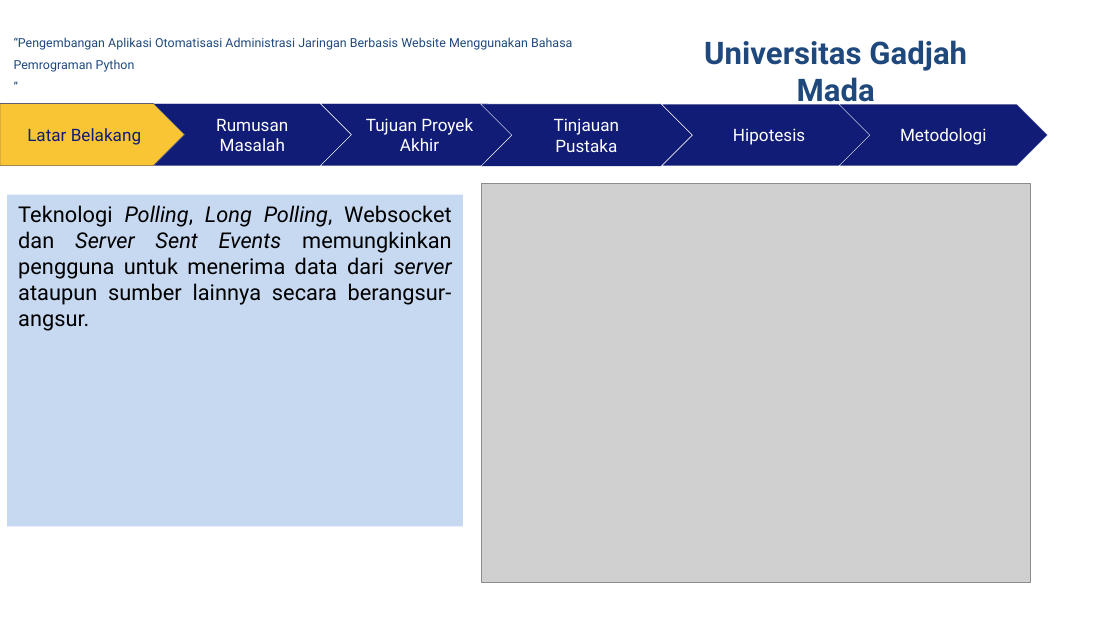
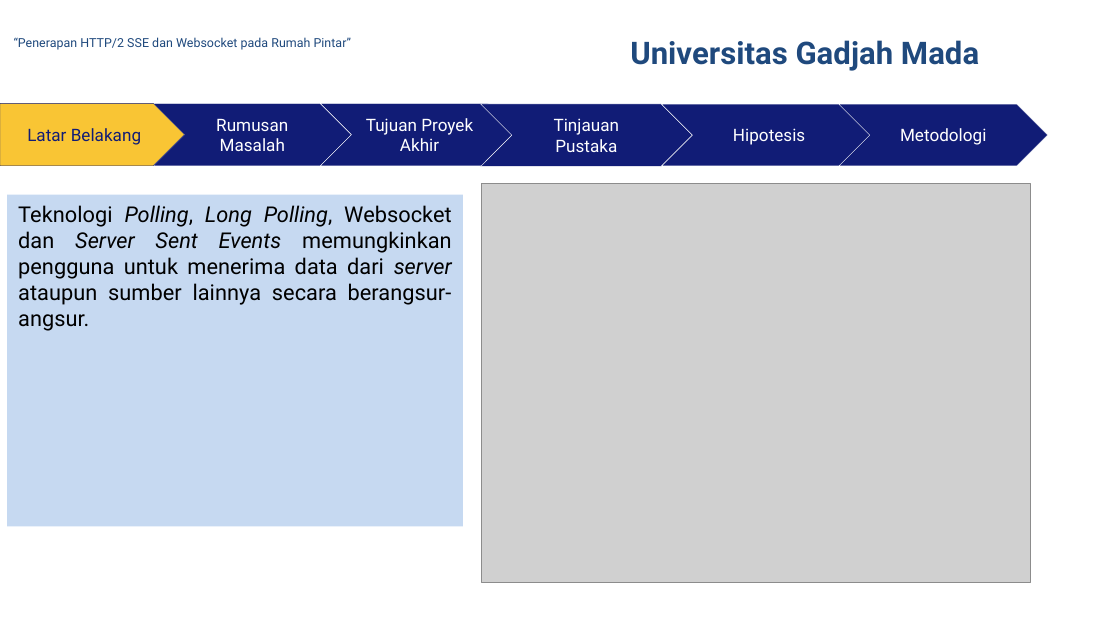
Before and after one commit to rusminto/ws_sse, a slide deck: slide 5 of berkas/ppt muham.pptx. Drawn at 1120x630 pixels with LibreOffice and Linux fonts; fonts in the diff are those of the drawing; grey boxes stand for pictures; background and template pictures are left out. Boxes give left, top, right and bottom in pixels: in the first picture for what was removed or moved away, otherwise in the second. Text is boxed around its words. In the diff, an @@ line names an element or a change of style, - is before the commit and + after.

```diff
--- a/berkas/ppt muham.pptx
+++ b/berkas/ppt muham.pptx
@@ text "Universitas Gadjah Mada" rewrapped from box(704, 40, 967, 109) to box(630, 40, 979, 71) @@
@@ text at box(14, 37, 351, 50): text changed @@
-“Pengembangan Aplikasi Otomatisasi Administrasi Jaringan Berbasis Website Menggunakan Bahasa Pemrograman Python
-”
+“Penerapan HTTP/2 SSE dan Websocket pada Rumah Pintar”
```
Also in this commit, not shown: 15 other slides changed, 9 slides added, 12 other files.
